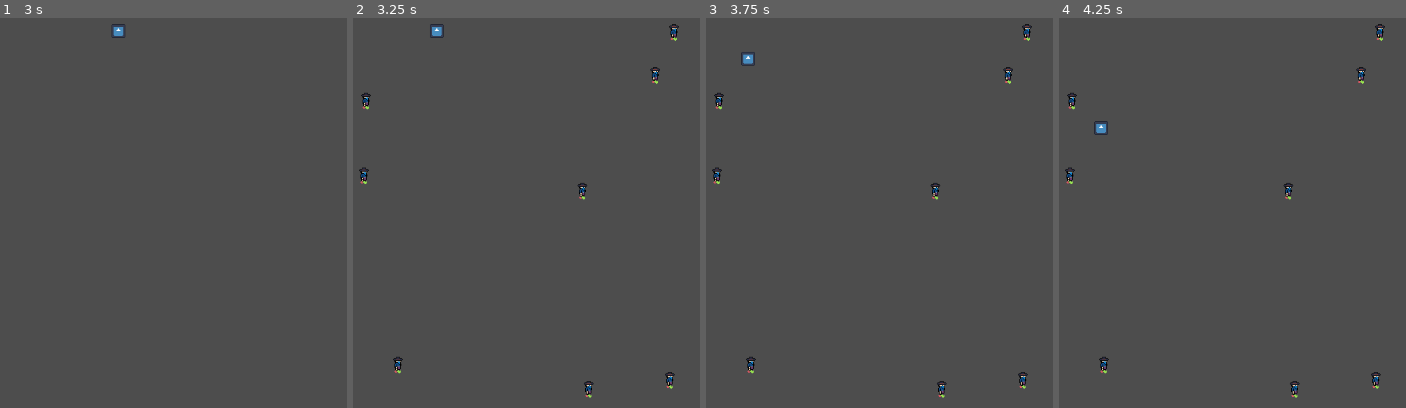
Above: before the commit, frames 1-4 (left to right).
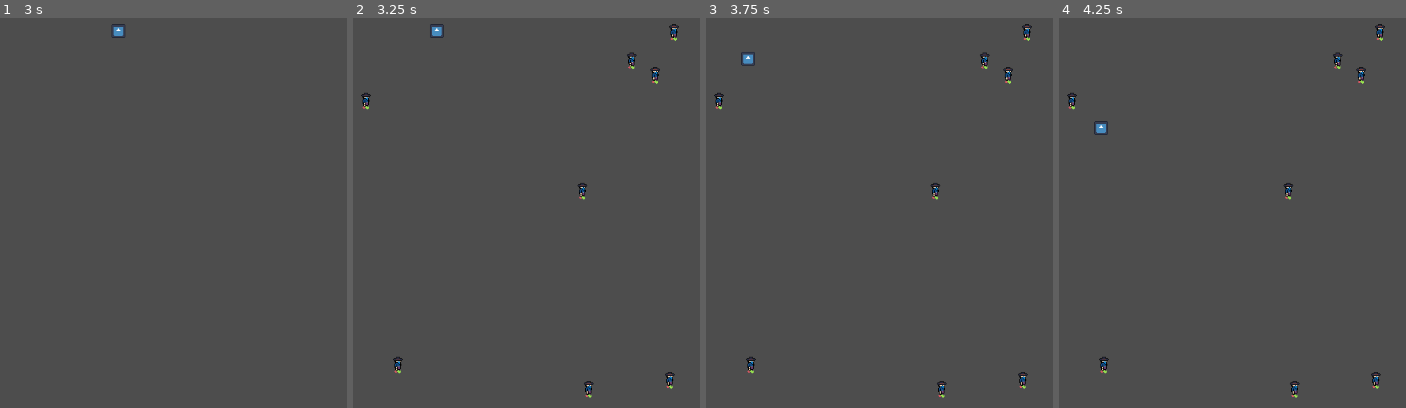
Above: after the commit, the same moments.

Repository: Mastersujo/RougeLIke
Game: Godot game, scene res://Scenes/level1/Level_A.tscn
Same seed, same stepped clock (60 frames per second), same inputs: the game is played once before the commit and once after it. The engine's default icon, where the game draws it, is replaced by a stand-in: a white triangle on a blue panel in a dark square.
Inputs:
- Up to frame 1 (3 s): tap Enter at 0.5 s; hold W (up) 0.53-2.03 s; hold A (left) from 2.03 s (still down); tap Space at 2.75 s
- Up to frame 2 (3.25 s): keep holding A (left)
- Up to frame 3 (3.75 s): release A (left) at 3.53 s; hold S (down) from 3.53 s (still down)
- Up to frame 4 (4.25 s): keep holding S (down)

Frame 1 is identical in both runs. In frame 2, 0.2% of the frame differs, in the area x 1-82%, y 8-43%; in frame 3, 0.2%; in frame 4, 0.2%.

Commit message:
Update level_a.gd

Diff:
--- a/Scripts/level_a.gd
+++ b/Scripts/level_a.gd
@@ -42,7 +42,6 @@
 	var spawn_location:Vector2 = Vector2(rng.randi_range(-300, 300), rng.randi_range(300, -300))
 	if abs(spawn_location - GM.player.global_position) > Vector2(100,100):
 		return spawn_location
-	else:get_spawn_position()
 
 func get_enemy_list():##gives a count of files in directory, next rng from 0-size
 	var dir = DirAccess.open(enemy_directory)
